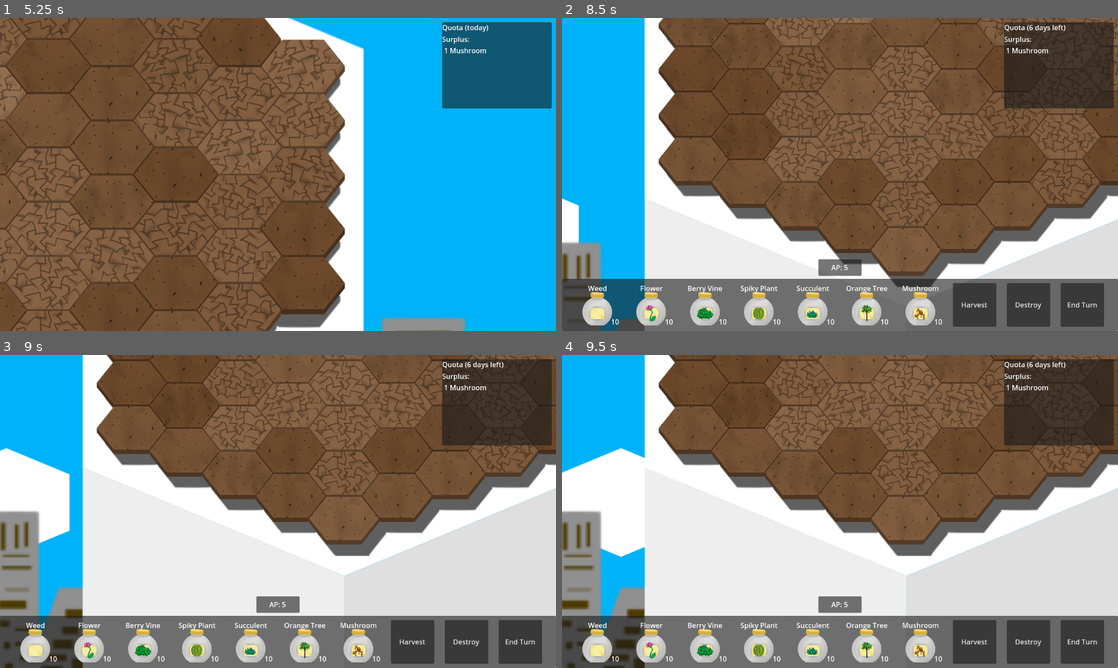
Above: before the commit, frames 1-4 (two rows, left to right).
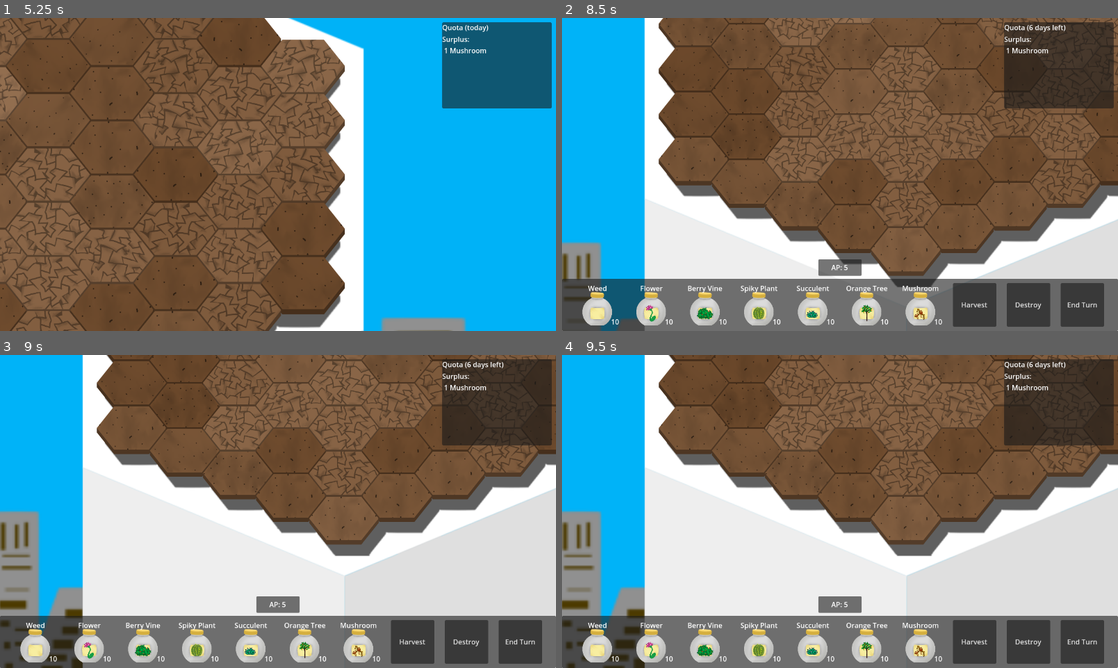
Above: after the commit, the same moments.

Repository: CiaranWoodward/LD54
Game: Godot game, scene res://Level.tscn
Two runs of this game, one before a commit and one after it. Both use one fixed random seed, a clock stepped at 60 frames per second and the inputs below. The engine's default icon, where the game draws it, is replaced by a stand-in: a white triangle on a blue panel in a dark square.
Inputs (mouse positions are in pixels of both pictures, inside the frame that each line leads up to):
- Up to frame 1 (5.25 s): move the mouse to (400, 158) at 0.52 s; hold Right (ui_right) 0.53-1.25 s; click (400, 158) at 0.6 s; drag from (166, 190) to (250, 237) at 1.27 s; click (33, 305) at 2.02 s; click "Harvest" at 2.75 s; click "Destroy" at 3.5 s; click "End Turn" at 4.25 s; move the mouse to (333, 105) at 5.02 s; hold Right (ui_right) from 5.03 s (still down); hold Mouse wheel up (zoom_out) from 5.03 s (still down)
- Up to frame 2 (8.5 s): release Right (ui_right) at 5.75 s; release Mouse wheel up (zoom_out) at 5.75 s; drag from (812, 237) to (673, 127) at 5.77 s; move the mouse to (1006, 221) at 6.52 s; hold Left (ui_left) 6.53-7.25 s; hold Mouse wheel down (zoom_in) 6.53-7.25 s; drag from (673, 127) to (756, 96) at 7.27 s; tap Enter at 8 s; move the mouse to (867, 174) at 8.02 s; hold Down (ui_down) from 8.03 s (still down); click (867, 174) at 8.1 s
- Up to frame 3 (9 s): release Down (ui_down) at 8.75 s; drag from (194, 433) to (166, 527) at 8.77 s
- Up to frame 4 (9.5 s): no input

Frame 1 is identical in both runs. In frame 2, 0.4% of the frame differs, in the area x 0-4%, y 57-73%; in frame 3, 2.6%; in frame 4, 3.7%, in the area x 0-76%, y 29-65%.

Commit message:
added cloud and sun graphics (rip hex)

Diff:
--- a/Level.tscn
+++ b/Level.tscn
@@ -8,7 +8,10 @@
 [ext_resource type="Texture2D" uid="uid://cav6eqaldotxf" path="res://Graphics/Background/LeftPillar0000.png" id="3_47has"]
 [ext_resource type="Texture2D" uid="uid://caji54tu2rk60" path="res://Graphics/Background/Lights0000.png" id="3_agx13"]
 [ext_resource type="Texture2D" uid="uid://c7bxvv2nnio4s" path="res://Graphics/Background/RightPillar0000.png" id="4_bn3l5"]
+[ext_resource type="Texture2D" uid="uid://snjiqner0chk" path="res://Graphics/Background/Sun0000.png" id="4_m4jxg"]
 [ext_resource type="PackedScene" uid="uid://0aejnixhhw7h" path="res://UI/HUD.tscn" id="4_mp570"]
+[ext_resource type="Texture2D" uid="uid://bkkagltgxfphm" path="res://Graphics/Background/Cloud0000.png" id="5_jlk0o"]
+[ext_resource type="Texture2D" uid="uid://id2y515a202e" path="res://Graphics/Background/Cloud10000.png" id="6_0eb5p"]
 [ext_resource type="PackedScene" uid="uid://bljefgflbomjq" path="res://UI/Conversations/Dialogue.tscn" id="6_5r73e"]
 [ext_resource type="PackedScene" uid="uid://d4j0a6xqs4pqq" path="res://UI/Cursor.tscn" id="6_ec5jv"]
 [ext_resource type="Texture2D" uid="uid://c6n8fbdm800f" path="res://Graphics/Background/Surface0000.png" id="7_rqtcc"]
@@ -27,6 +30,9 @@
 "points": PackedVector2Array(0, 0, 0, 0, -606, 1755, 0, 0, 0, 0, -487, 746, 0, 0, 0, 0, -339, 161, 0, 0, 0, 0, 0, -253, …(188 unchanged characters)…
 }
 point_count = 12
+
+[sub_resource type="Gradient" id="Gradient_70mnh"]
+colors = PackedColorArray(0.804743, 0.804743, 0.804743, 0.741176, 0.894922, 0.894922, 0.894922, 0.937255)
 
 [sub_resource type="TileSetAtlasSource" id="TileSetAtlasSource_golho"]
 texture = ExtResource("1_k5ldj")
@@ -119,7 +125,7 @@
 "times": PackedFloat32Array(0, 0.2, 0.8, 1),
 "transitions": PackedFloat32Array(1, 1, 1, 1),
 "update": 0,
-"values": [Color(0.921569, 0.843137, 0, 1), Color(1, 1, 1, 1), Color(1, 1, 1, 1), Color(1, 0.533333, 0, 1)]
+"values": [Color(1, 0.533333, 0, 1), Color(1, 1, 1, 1), Color(1, 1, 1, 1), Color(1, 0.533333, 0, 1)]
 }
 tracks/2/type = "value"
 tracks/2/imported = false
@@ -350,32 +356,48 @@
 scale = Vector2(-5, 5)
 texture = ExtResource("3_agx13")
 
+[node name="SunPath" type="Path2D" parent="Sky"]
+position = Vector2(1738, 823)
+curve = SubResource("Curve2D_y42ux")
+
+[node name="PathFollow2D" type="PathFollow2D" parent="Sky/SunPath"]
+position = Vector2(-606, 1755)
+rotation = 1.46413
+rotates = false
+
+[node name="Sun" type="Sprite2D" parent="Sky/SunPath/PathFollow2D"]
+self_modulate = Color(0.921569, 0.843137, 0, 1)
+rotation = 0.960403
+scale = Vector2(5, 5)
+texture = ExtResource("4_m4jxg")
+
 [node name="Clouds" type="CPUParticles2D" parent="Sky"]
-position = Vector2(0, 949)
+position = Vector2(0, 1204)
 lifetime = 22.0
-texture = ExtResource("7_rqtcc")
+texture = ExtResource("5_jlk0o")
 emission_shape = 3
 emission_rect_extents = Vector2(1, 1000)
 spread = 0.0
 gravity = Vector2(0, 0)
 initial_velocity_min = 200.0
 initial_velocity_max = 400.0
-scale_amount_min = 0.5
-scale_amount_max = 0.5
-
-[node name="SunPath" type="Path2D" parent="Sky"]
-position = Vector2(1738, 823)
-curve = SubResource("Curve2D_y42ux")
-
-[node name="PathFollow2D" type="PathFollow2D" parent="Sky/SunPath"]
-position = Vector2(-606, 1755)
-rotation = -1.1552
-rotates = false
-
-[node name="Sun" type="Sprite2D" parent="Sky/SunPath/PathFollow2D"]
-self_modulate = Color(0.921569, 0.843137, 0, 1)
-scale = Vector2(0.5, 0.5)
-texture = ExtResource("7_rqtcc")
+scale_amount_min = 0.8
+scale_amount_max = 3.0
+color_initial_ramp = SubResource("Gradient_70mnh")
+
+[node name="Clouds2" type="CPUParticles2D" parent="Sky"]
+position = Vector2(0, 1204)
+lifetime = 22.0
+texture = ExtResource("6_0eb5p")
+emission_shape = 3
+emission_rect_extents = Vector2(1, 1000)
+spread = 0.0
+gravity = Vector2(0, 0)
+initial_velocity_min = 200.0
+initial_velocity_max = 400.0
+scale_amount_min = 0.8
+scale_amount_max = 3.0
+color_initial_ramp = SubResource("Gradient_70mnh")
 
 [node name="Pillar" type="Node2D" parent="."]
 position = Vector2(-13, 23)
Binary file added: Graphics/Background/Cloud0000.png
Not shown, added: Graphics/Background/Cloud0000.png.import
Binary file added: Graphics/Background/Cloud10000.png
Not shown, added: Graphics/Background/Cloud10000.png.import
Binary file added: Graphics/Background/Sun0000.png
Not shown, added: Graphics/Background/Sun0000.png.import
Not shown, added: Graphics/Plants/Succulent/Dead0000.png.import
Not shown: 1 places in Level.tscn that only renumber resources
Not shown, changed: Graphics/Background/Buildings.kra
Not shown, changed: Graphics/Background/Buildings.kra~
